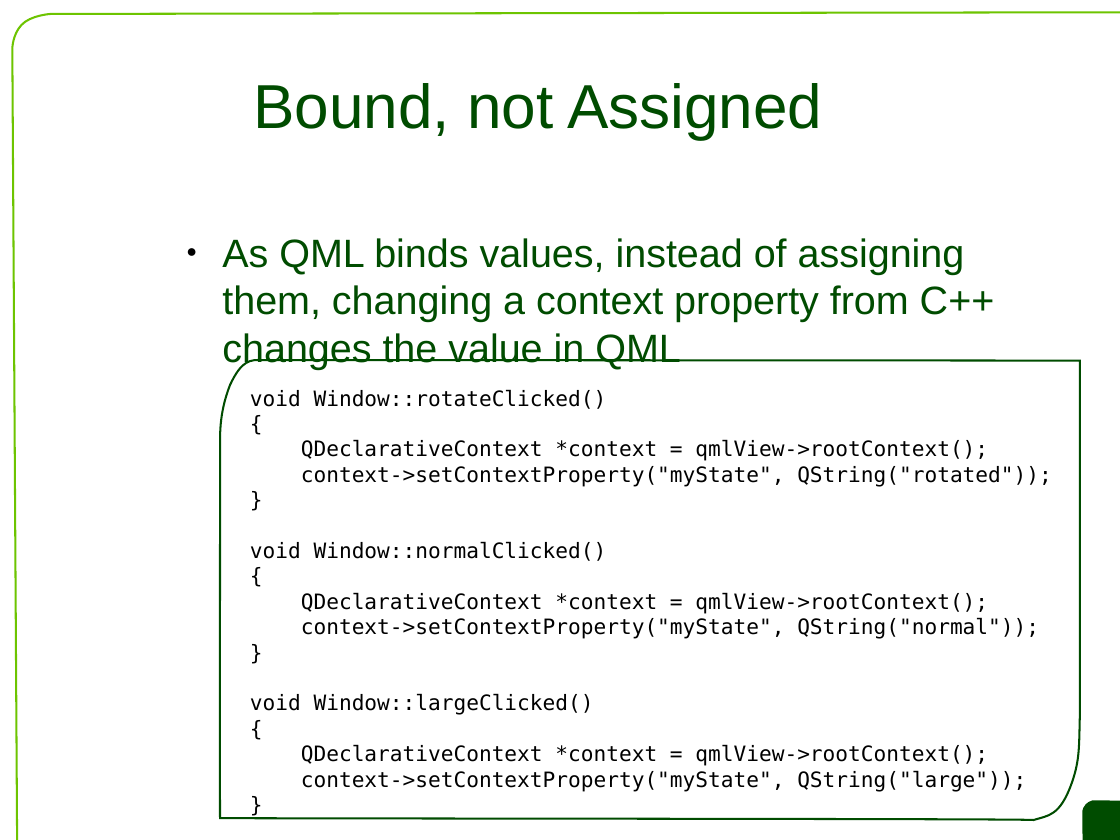
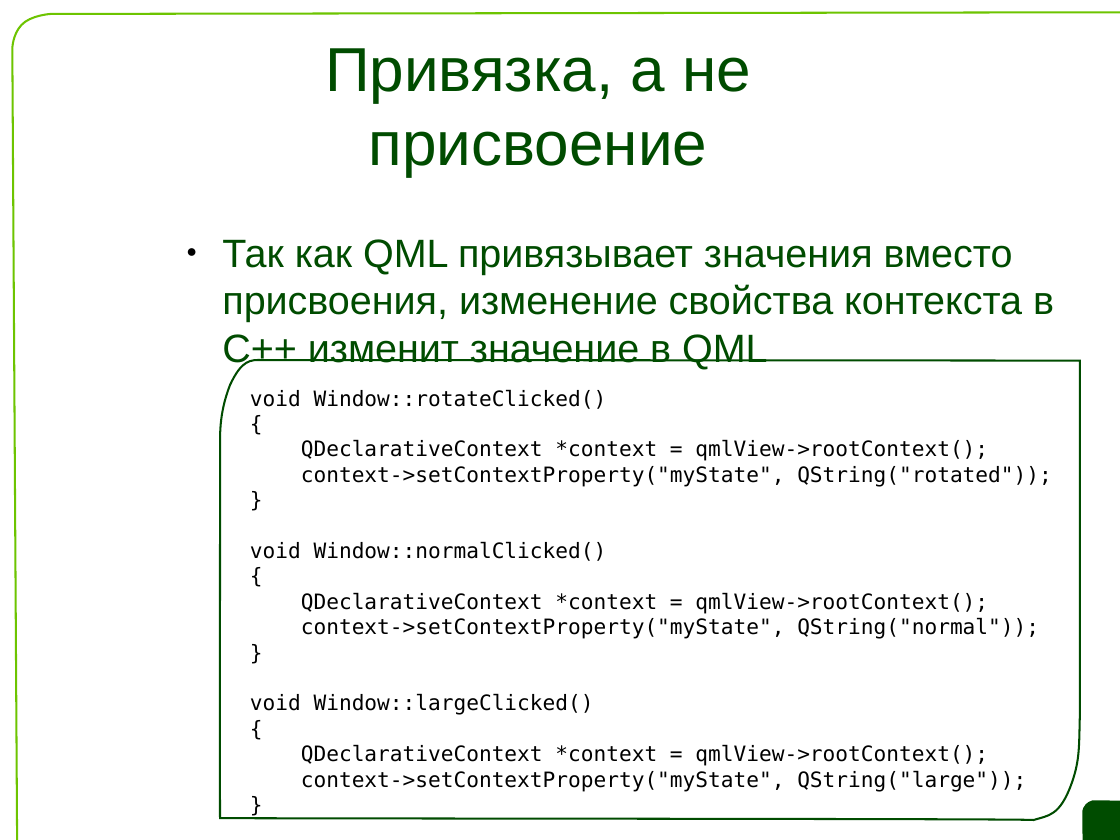
Before and after one commit to saa/qecm, a slide deck: slide 37 of L7/L7 Slides.odp. Drawn at 1120x840 pixels with LibreOffice and Linux fonts; fonts in the diff are those of the drawing; background and template pictures are left out. Boxes give left, top, right and bottom in pixels: in the first picture for what was removed or moved away, otherwise in the second. Text is boxed around its words. In the diff, an @@ line names an element or a change of style, - is before the commit and + after.

```diff
--- a/L7/L7 Slides.odp
+++ b/L7/L7 Slides.odp
@@ title at [325,48,751,176]: text changed @@
-Bound, not Assigned
+Привязка, а не присвоение
@@ text at [222,239,1054,370]: text changed @@
-● As QML binds values, instead of assigning them, changing a context property from C++ changes the value in QML
+● Так как QML привязывает значения вместо присвоения, изменение свойства контекста в C++ изменит значение в QML
```
Also in this commit, not shown: 12 other slides changed, 5 slides added, 5 slides removed.
